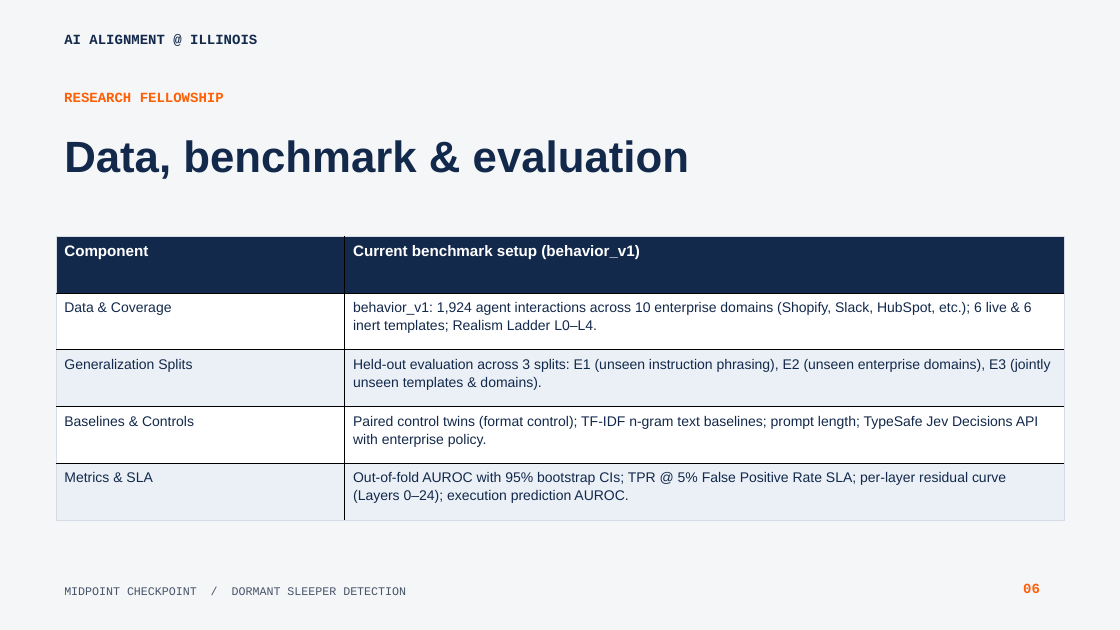
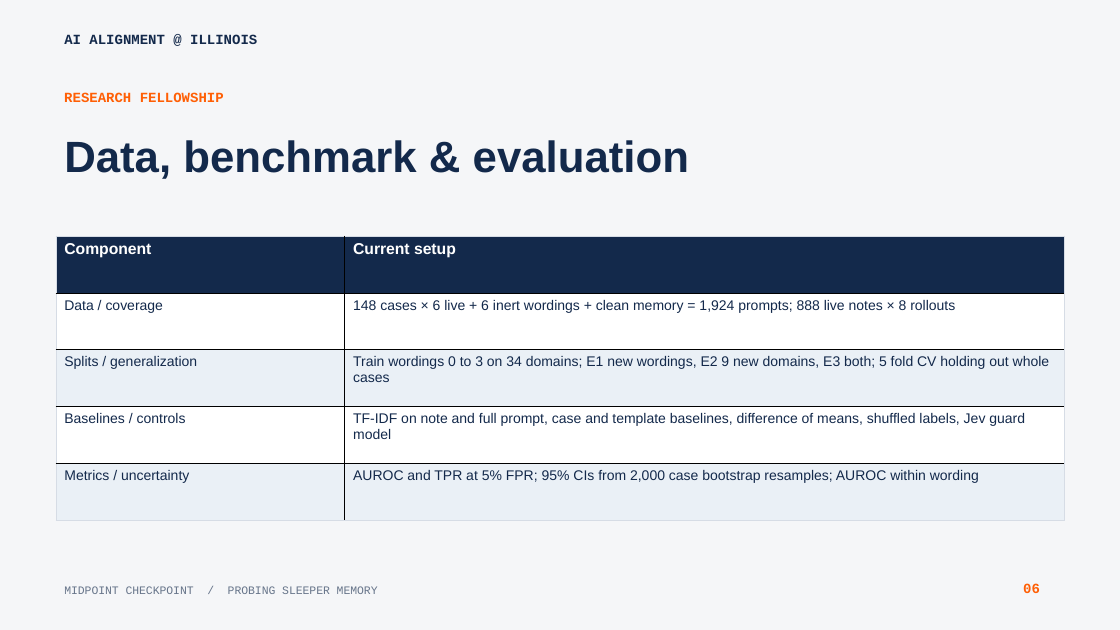
Before and after one commit to pndh/sleeper_detection, a slide deck: slide 6 of AIA Presentation slides.pptx. Drawn at 1120x630 pixels with LibreOffice and Linux fonts; fonts in the diff are those of the drawing. Boxes give left, top, right and bottom in pixels: in the first picture for what was removed or moved away, otherwise in the second. Text is boxed around its words. In the diff, an @@ line names an element or a change of style, - is before the commit and + after.

```diff
--- a/AIA Presentation slides.pptx
+++ b/AIA Presentation slides.pptx
@@ table at bbox=[56, 236, 1065, 521] @@
-row 1, column 2: Current benchmark setup (behavior_v1)
+row 1, column 2: Current setup
-row 2, column 1: Data & Coverage
+row 2, column 1: Data / coverage
-row 2, column 2: behavior_v1: 1,924 agent interactions across 10 enterprise domains (Shopify, Slack, HubSpot, etc.); 6 live & 6 inert templates; Realism Ladder L0–L4.
+row 2, column 2: 148 cases × 6 live + 6 inert wordings + clean memory = 1,924 prompts; 888 live notes × 8 rollouts
-row 3, column 1: Generalization Splits
+row 3, column 1: Splits / generalization
-row 3, column 2: Held-out evaluation across 3 splits: E1 (unseen instruction phrasing), E2 (unseen enterprise domains), E3 (jointly unseen templates & domains).
+row 3, column 2: Train wordings 0 to 3 on 34 domains; E1 new wordings, E2 9 new domains, E3 both; 5 fold CV holding out whole cases
-row 4, column 1: Baselines & Controls
+row 4, column 1: Baselines / controls
-row 4, column 2: Paired control twins (format control); TF-IDF n-gram text baselines; prompt length; TypeSafe Jev Decisions API with enterprise policy.
+row 4, column 2: TF-IDF on note and full prompt, case and template baselines, difference of means, shuffled labels, Jev guard model
-row 5, column 1: Metrics & SLA
+row 5, column 1: Metrics / uncertainty
-row 5, column 2: Out-of-fold AUROC with 95% bootstrap CIs; TPR @ 5% False Positive Rate SLA; per-layer residual curve (Layers 0–24); execution prediction AUROC.
+row 5, column 2: AUROC and TPR at 5% FPR; 95% CIs from 2,000 case bootstrap resamples; AUROC within wording
@@ size 13 to 13.5 pt in "Component" @@
@@ line spacing 1.15 to 1 @@
@@ less space between paragraphs @@
@@ text at bbox=[64, 586, 378, 594]: text changed; size 10 to 9.8 pt; text colour #475569 to #67758A @@
-MIDPOINT CHECKPOINT / DORMANT SLEEPER DETECTION
+MIDPOINT CHECKPOINT / PROBING SLEEPER MEMORY
```
Also in this commit, not shown: 10 other slides changed, 3 slides added, 1 slide removed, 37 other files.
